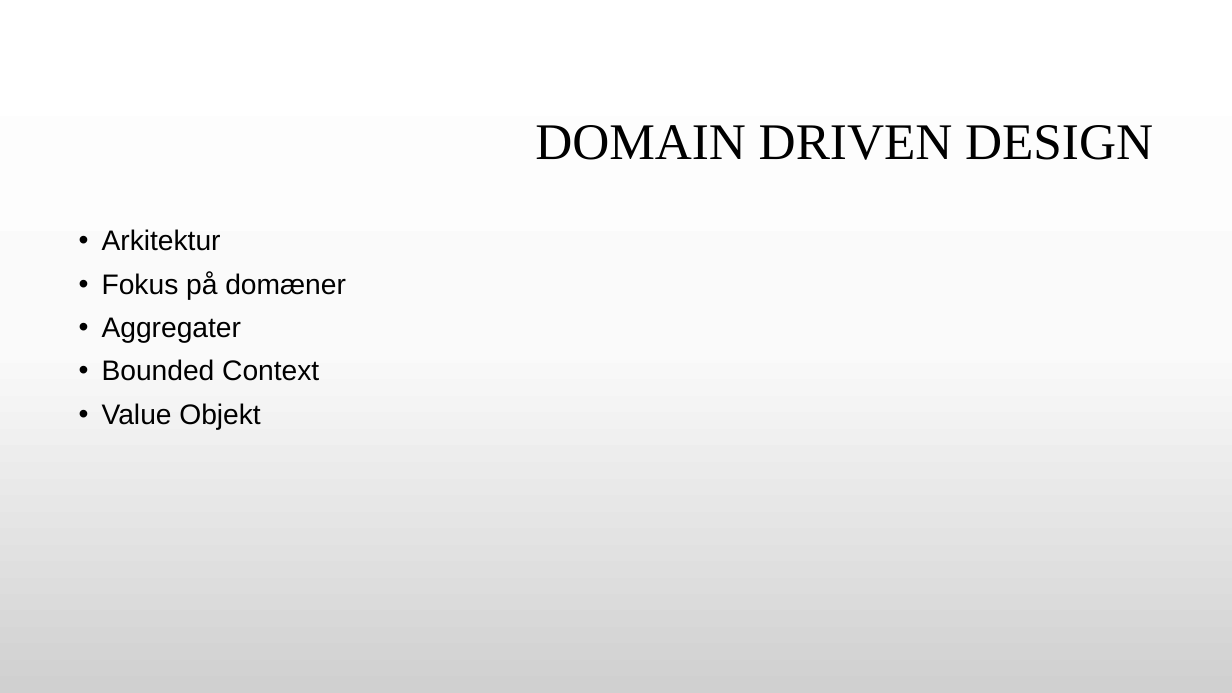
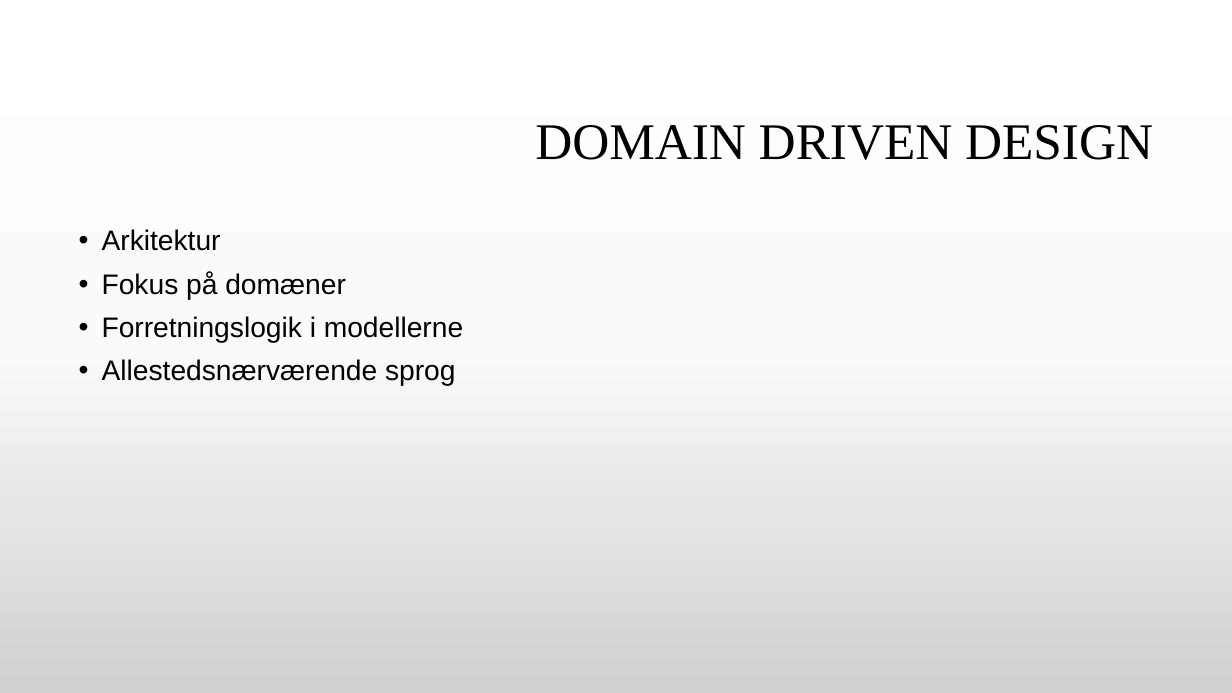
Before and after one commit to GitDeveloperBel/Kafka, a slide deck: slide 12 of presentation.pptx (slide 7 before the commit). Drawn at 1232x693 pixels with LibreOffice and Linux fonts; fonts in the diff are those of the drawing; background and template pictures are left out. Boxes give left, top, right and bottom in pixels: in the first picture for what was removed or moved away, otherwise in the second. Text is boxed around its words. In the diff, an @@ line names an element or a change of style, - is before the commit and + after.

```diff
--- a/presentation.pptx
+++ b/presentation.pptx
@@ text at (102, 316, 463, 386): text changed @@
-• Aggregater
-• Bounded Context
-• Value Objekt
+• Forretningslogik i modellerne
+• Allestedsnærværende sprog
```
Also in this commit, not shown: 6 other slides changed, 12 slides added, 2 slides removed, 9 other files.
